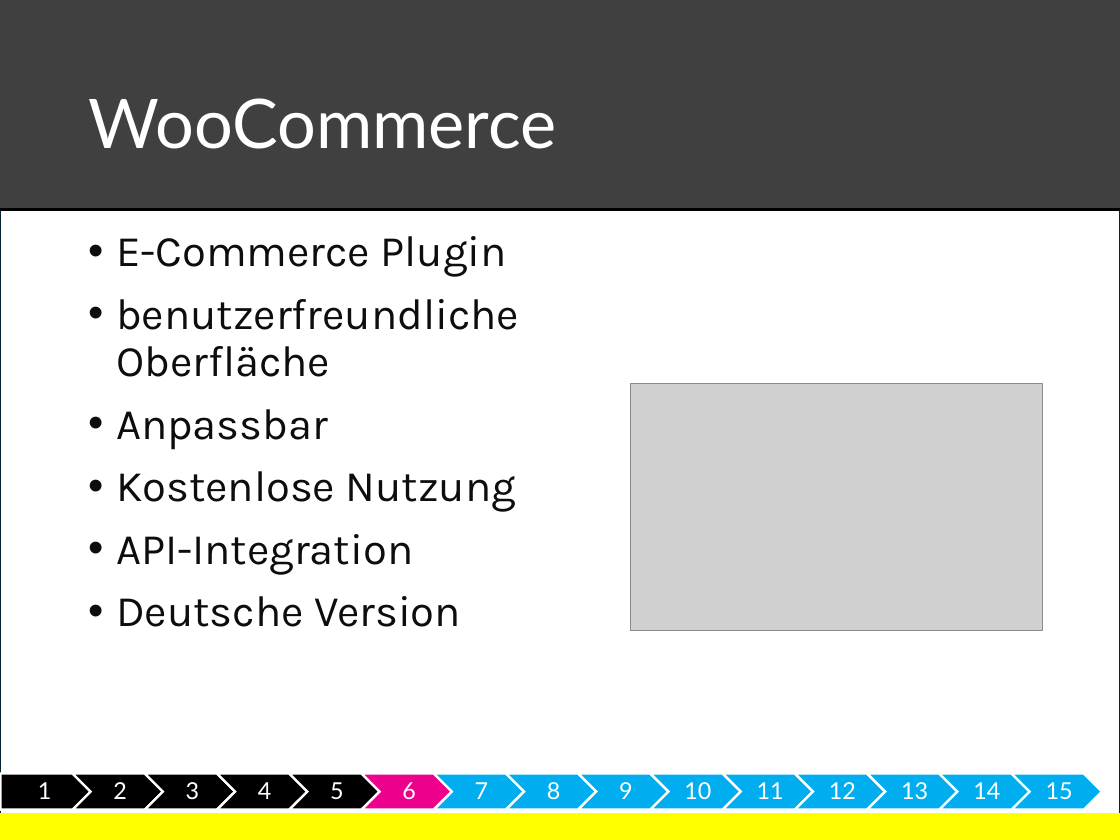
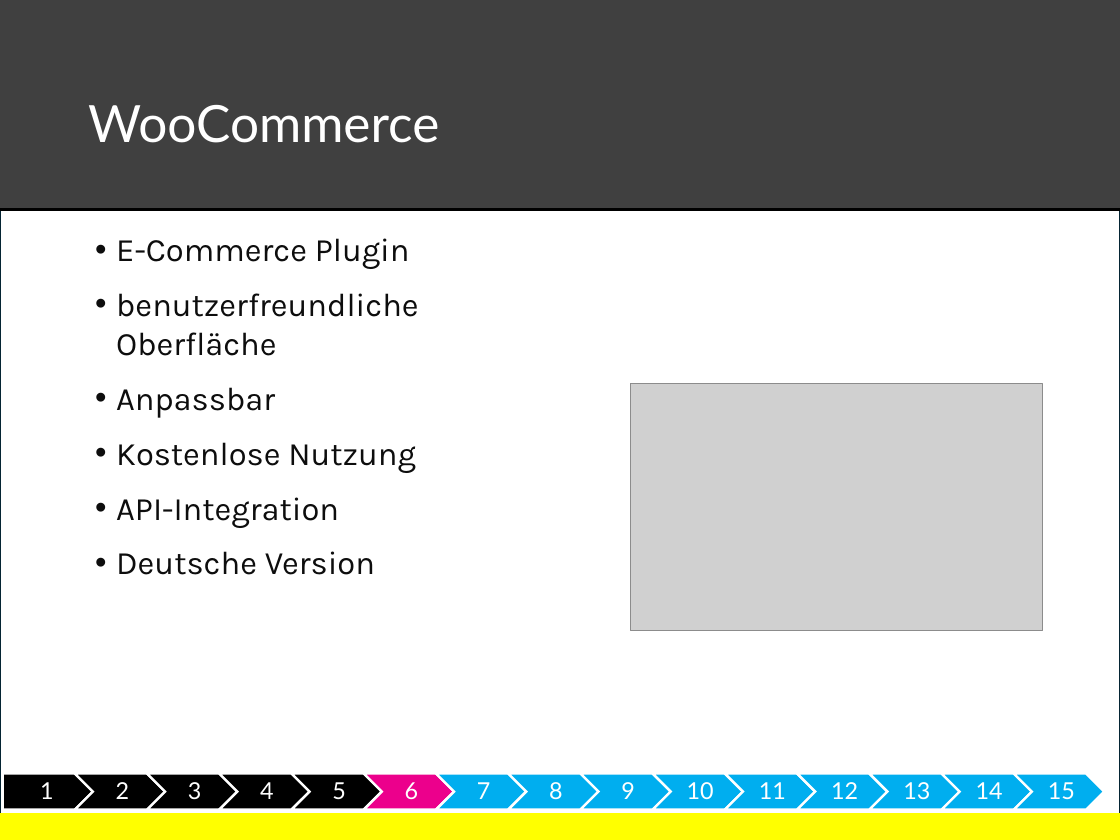
Before and after one commit to gregorio-pirolini/markdown, a slide deck: slide 7 of meinProject43.pptx. Drawn at 1120x840 pixels with LibreOffice and Linux fonts; fonts in the diff are those of the drawing; grey boxes stand for pictures; background and template pictures are left out. Boxes give left, top, right and bottom in pixels: in the first picture for what was removed or moved away, otherwise in the second. Text is boxed around its words. In the diff, an @@ line names an element or a change of style, - is before the commit and + after.

```diff
--- a/meinProject43.pptx
+++ b/meinProject43.pptx
@@ title "WooCommerce" at bbox=[88, 105, 439, 143]: size 44 to 33 pt @@
@@ text "E-Commerce Plugin" at bbox=[116, 238, 419, 575]: size 28 to 21 pt; list level 1 to 3 in "E-Commerce Plugin"; line spacing 0.9 to 1; list level 1 to 3 in "benutzerfreundliche Oberfläche"; list level 1 to 3 in "Anpassbar"; list level 1 to 3 in "Kostenlose Nutzung"; list level 1 to 3 in "API-Integration"; list level 1 to 3 in "Deutsche Version" @@
@@ outline redrawn in 15 elements at bbox=[2, 774, 93, 810], bbox=[75, 774, 166, 810], bbox=[147, 774, 237, 810], bbox=[220, 774, 310, 810], bbox=[291, 774, 382, 810], bbox=[580, 774, 671, 810], bbox=[725, 774, 815, 810], bbox=[942, 774, 1033, 810], bbox=[364, 774, 455, 810], bbox=[436, 774, 526, 810], bbox=[508, 774, 599, 810], bbox=[653, 774, 744, 810], bbox=[797, 774, 888, 810], bbox=[869, 774, 960, 810], bbox=[1014, 774, 1104, 810] @@
```
Also in this commit, not shown: 14 other slides changed, 1 slide added, 1 slide removed, 4 other files.
